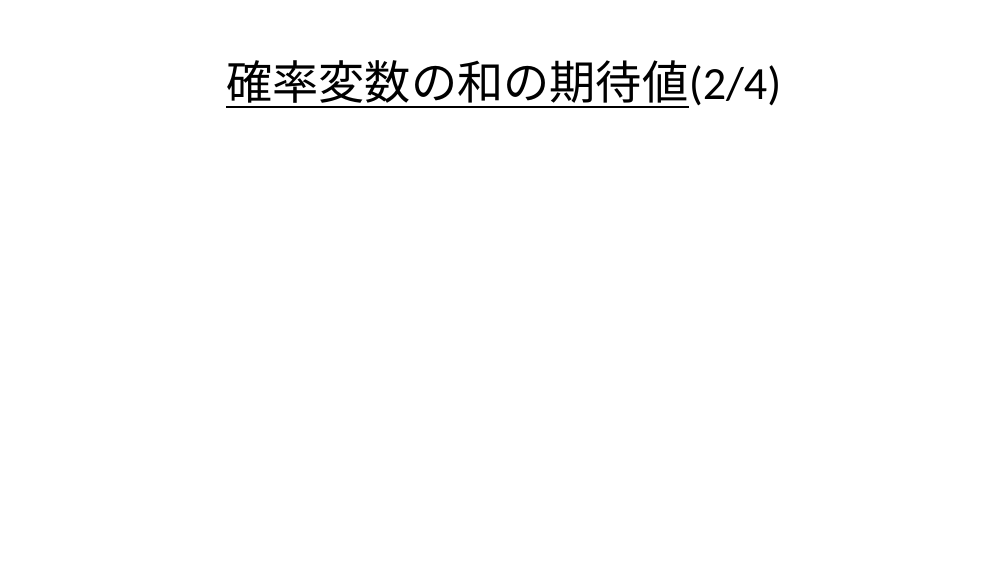
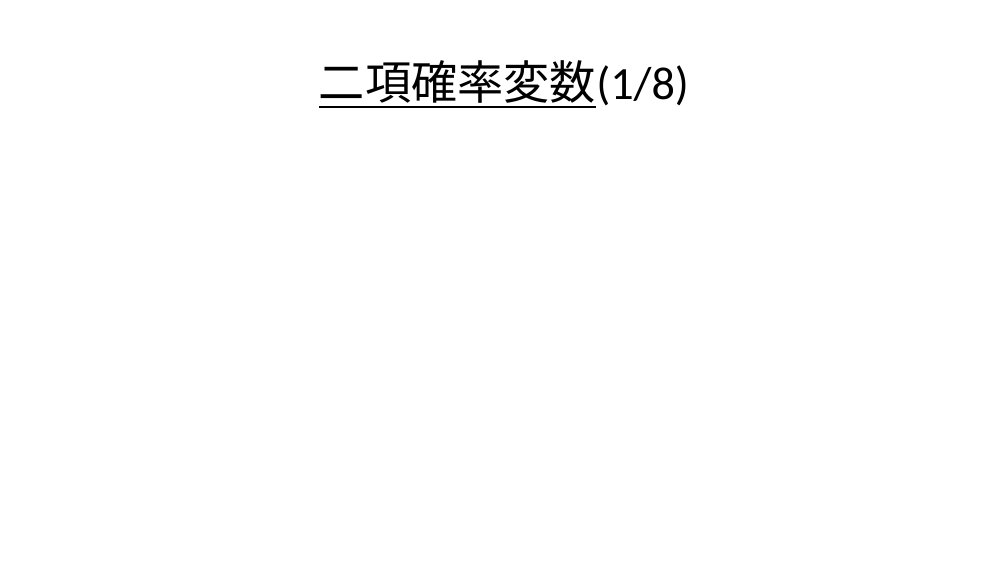
Before and after one commit to Ryo-KATAYAMA/Senior_Project, a slide deck: slide 6 of Chapter4_2.pptx (slide 27 before the commit). Drawn at 1008x567 pixels with LibreOffice and Linux fonts; fonts in the diff are those of the drawing; grey boxes stand for pictures. Boxes give left, top, right and bottom in pixels: in the first picture for what was removed or moved away, otherwise in the second. Text is boxed around its words. In the diff, an @@ line names an element or a change of style, - is before the commit and + after.

```diff
--- a/Chapter4_2.pptx
+++ b/Chapter4_2.pptx
@@ title at [319, 60, 689, 108]: text changed @@
-確率変数の和の期待値(2/4)
+二項確率変数(1/8)
```
Also in this commit, not shown: 5 other slides changed, 24 slides added, 8 slides removed.
